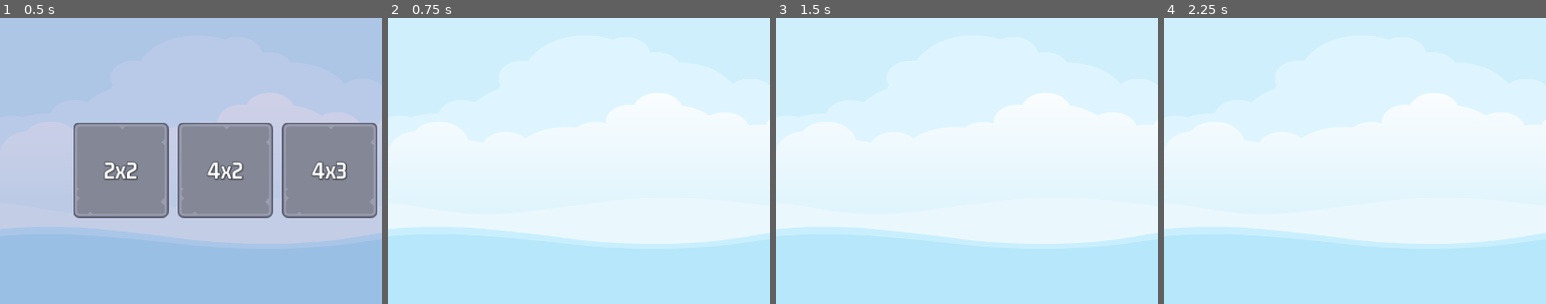
Above: before the commit, frames 1-4 (left to right).
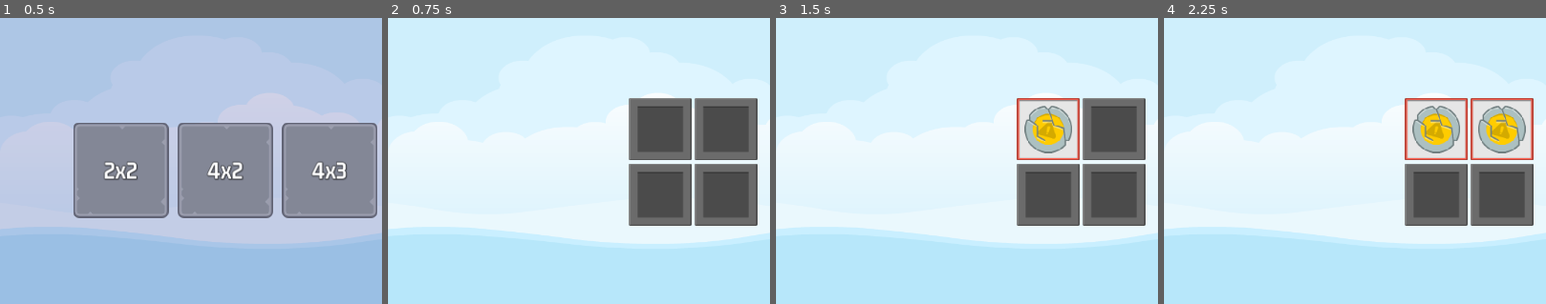
Above: after the commit, the same moments.

Repository: DMAlexander/MemoryMadness
Game: Godot game, scene res://scenes/master/master.tscn
The game is run twice, just before and just after one commit, with the same random seed, the same clock (stepped at 60 frames per second) and the same inputs.
Inputs (mouse positions are % of the whole screen's width and height, from its top left):
- Up to frame 1 (0.5 s): no input
- Up to frame 2 (0.75 s): click "2x2" at 0.5 s
- Up to frame 3 (1.5 s): click (36, 44) at 1.27 s
- Up to frame 4 (2.25 s): click (44, 44) at 2.02 s
The pictures show only the part of the screen within x 0-50%, y 25-75%; the shares and areas given below are measured in that part.

Frame 1 is identical in both runs. In frame 2, 14% of the frame differs, in the area x 63-97%, y 28-73%; in frame 3, 13%; in frame 4, 13%.

Commit message:
MemoryTile

Diff:
--- a/scenes/game/game.gd
+++ b/scenes/game/game.gd
@@ -1,4 +1,9 @@
 extends Control
+
+const MEMORY_TILE = preload("res://scenes/memory_tile/memory_tile.tscn")
+
+
+@onready var tc: GridContainer = $HB/MC/TC
 
 
 # Called when the node enters the scene tree for the first time.
@@ -10,8 +15,21 @@
 func _process(delta: float) -> void:
 	pass
 
+
+func add_memory_tile(image: ItemImage, frame: Texture2D) -> void:
+	var nt: MemoryTile = MEMORY_TILE.instantiate()
+	tc.add_child(nt)
+	nt.setup(image, frame)
+
+
 func on_level_selected(level_num: int) -> void:
-	print(level_num)
+	var ld: SelectedLevelData = GameManager.get_level_selection(level_num)
+	var frame = ImageManager.get_random_frame_image()
+
+	tc.columns = ld.get_num_cols()
+
+	for im in ld.get_selected_level_images():
+		add_memory_tile(im, frame)
 
 
 func _on_exit_button_pressed() -> void:
--- a/scenes/game/game.tscn
+++ b/scenes/game/game.tscn
@@ -31,7 +31,7 @@
 theme_override_constants/margin_right = 12
 theme_override_constants/margin_bottom = 12
 
-[node name="GridContainer" type="GridContainer" parent="HB/MC"]
+[node name="TC" type="GridContainer" parent="HB/MC"]
 layout_mode = 2
 size_flags_horizontal = 4
 size_flags_vertical = 4
--- /dev/null
+++ b/scenes/memory_tile/memory_tile.gd
@@ -0,0 +1,34 @@
+extends TextureButton
+
+class_name MemoryTile
+
+@onready var frame_image: TextureRect = $FrameImage
+@onready var item_image: TextureRect = $ItemImage
+
+
+var _item_name: String
+var _can_select_me: bool = true
+
+
+# Called when the node enters the scene tree for the first time.
+func _ready() -> void:
+	pass # Replace with function body.
+
+
+func reveal(r: bool) -> void:
+	frame_image.visible = r
+	item_image.visible = r
+
+
+
+func setup(image: ItemImage, frame: Texture2D) -> void:
+	frame_image.texture = frame
+	item_image.texture = image.get_texture()
+	_item_name = image.get_item_name()
+	reveal(false)
+
+
+
+func _on_pressed() -> void:
+	if _can_select_me == true:
+		reveal(true)
--- /dev/null
+++ b/scenes/memory_tile/memory_tile.tscn
@@ -0,0 +1,50 @@
+[gd_scene load_steps=5 format=3 uid="uid://cobbug2067qbx"]
+
+[ext_resource type="Texture2D" uid="uid://chh6tbf20bju1" path="res://assets/frames/hidden_frame_blank.png" id="1_ntdx2"]
+[ext_resource type="Script" path="res://scenes/memory_tile/memory_tile.gd" id="2_3h7om"]
+[ext_resource type="Texture2D" uid="uid://dvf3g2ulfcsau" path="res://assets/frames/blue_frame.png" id="2_xec15"]
+[ext_resource type="Texture2D" uid="uid://c5yxoje0ciouj" path="res://assets/glitch/boxItem.png" id="3_gcjgn"]
+
+[node name="MemoryTile" type="TextureButton"]
+anchors_preset = 8
+anchor_left = 0.5
+anchor_top = 0.5
+anchor_right = 0.5
+anchor_bottom = 0.5
+grow_horizontal = 2
+grow_vertical = 2
+pivot_offset = Vector2(42, 42)
+texture_normal = ExtResource("1_ntdx2")
+script = ExtResource("2_3h7om")
+
+[node name="FrameImage" type="TextureRect" parent="."]
+layout_mode = 1
+anchors_preset = 8
+anchor_left = 0.5
+anchor_top = 0.5
+anchor_right = 0.5
+anchor_bottom = 0.5
+offset_left = -42.0
+offset_top = -42.0
+offset_right = 42.0
+offset_bottom = 42.0
+grow_horizontal = 2
+grow_vertical = 2
+texture = ExtResource("2_xec15")
+
+[node name="ItemImage" type="TextureRect" parent="."]
+layout_mode = 1
+anchors_preset = 8
+anchor_left = 0.5
+anchor_top = 0.5
+anchor_right = 0.5
+anchor_bottom = 0.5
+offset_left = -32.0
+offset_top = -32.0
+offset_right = 32.0
+offset_bottom = 32.0
+grow_horizontal = 2
+grow_vertical = 2
+texture = ExtResource("3_gcjgn")
+
+[connection signal="pressed" from="." to="." method="_on_pressed"]
--- a/singletons/image_manager.gd
+++ b/singletons/image_manager.gd
@@ -28,7 +28,7 @@
 func get_random_item_image() -> ItemImage:
 	return _item_images.pick_random()
 
-func get_random_frame_image() -> ItemImage:
+func get_random_frame_image() -> Texture2D:
 	return FRAME_IMAGES.pick_random()
 
 func get_image(index: int) -> ItemImage:
